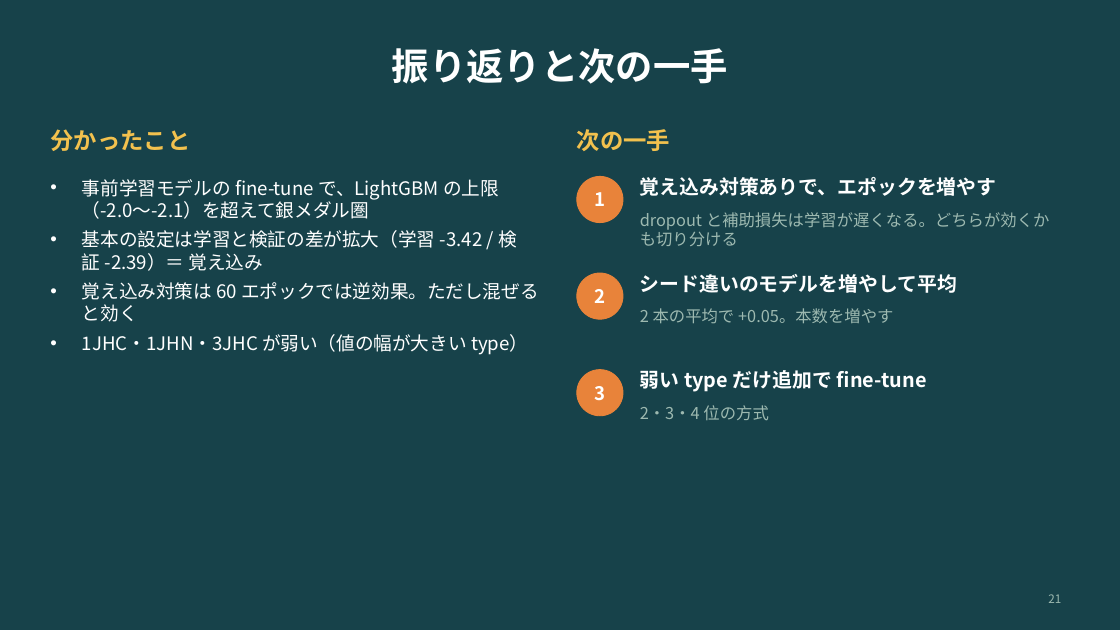
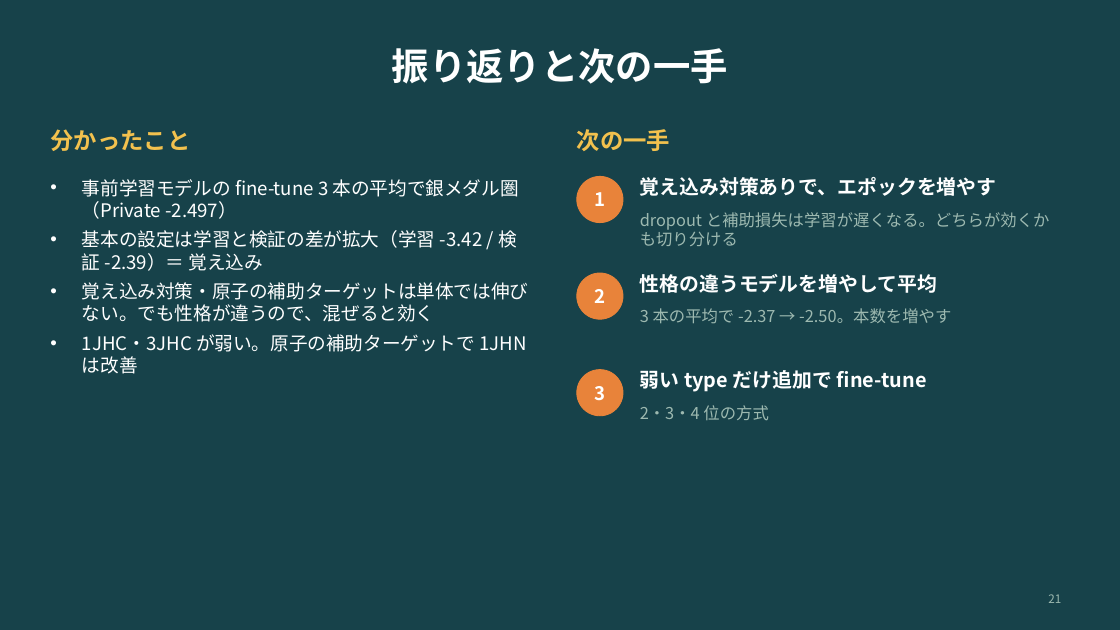
Before and after one commit to kino0120/predicting-molecular-properties, a slide deck: slide 21 of slides/champs_unimol.pptx. Drawn at 1120x630 pixels with LibreOffice and Linux fonts; fonts in the diff are those of the drawing. Boxes give left, top, right and bottom in pixels: in the first picture for what was removed or moved away, otherwise in the second. Text is boxed around its words. In the diff, an @@ line names an element or a change of style, - is before the commit and + after.

```diff
--- a/slides/champs_unimol.pptx
+++ b/slides/champs_unimol.pptx
@@ text at box(82, 179, 519, 219): text changed @@
-• 事前学習モデルの fine-tune で、LightGBM の上限（-2.0〜-2.1）を超えて銀メダル圏
+• 事前学習モデルの fine-tune 3 本の平均で銀メダル圏（Private -2.497）
@@ text at box(82, 282, 528, 374): text changed @@
-• 覚え込み対策は 60 エポックでは逆効果。ただし混ぜると効く
-• 1JHC・1JHN・3JHC が弱い（値の幅が大きい type）
+• 覚え込み対策・原子の補助ターゲットは単体では伸びない。でも性格が違うので、混ぜると効く
+• 1JHC・3JHC が弱い。原子の補助ターゲットで 1JHN は改善
@@ text at box(640, 274, 937, 293): text changed @@
-シード違いのモデルを増やして平均
+性格の違うモデルを増やして平均
@@ text at box(640, 308, 951, 323): text changed @@
-2 本の平均で +0.05。本数を増やす
+3 本の平均で -2.37 → -2.50。本数を増やす
```
Also in this commit, not shown: 4 other slides changed, 6 other files.
